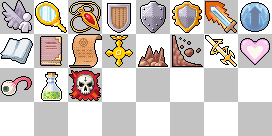
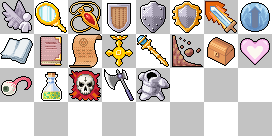
Comparing the layer stacks of the two w=272, h=136 images. Changes:
painted on "Icon" over [104, 35, 237, 101]
